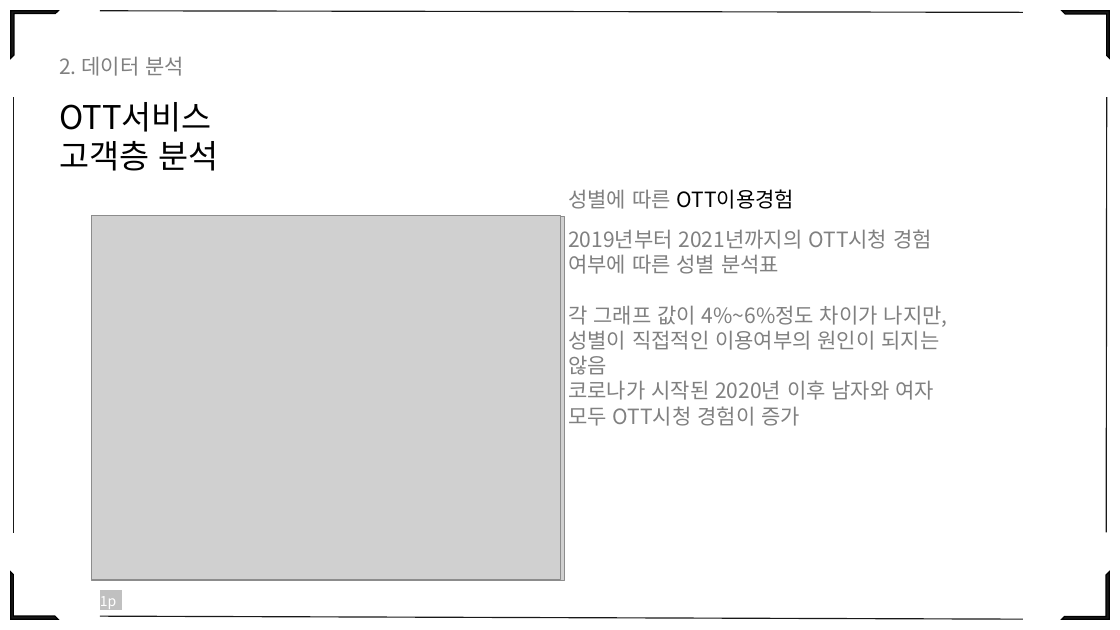
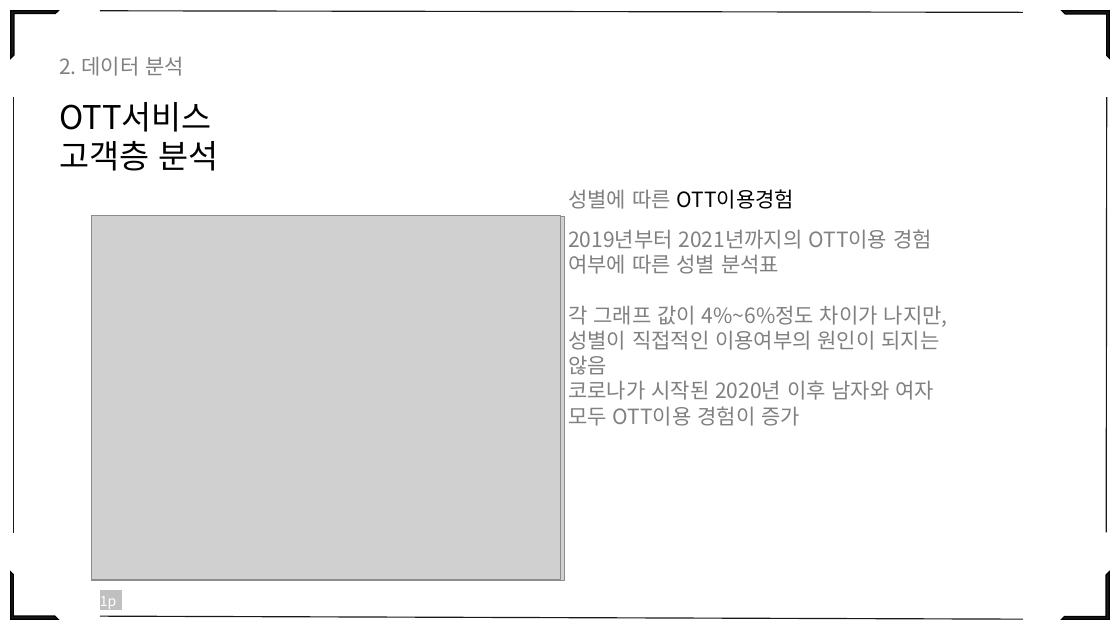
Before and after one commit to eesomin/midproject, a slide deck: slide 15 of jdh1/PPT_0_TEAM2.pptx (slide 13 before the commit). Drawn at 1120x630 pixels with LibreOffice and Linux fonts; fonts in the diff are those of the drawing; grey boxes stand for pictures. Boxes give left, top, right and bottom in pixels: in the first picture for what was removed or moved away, otherwise in the second. Text is boxed around its words. In the diff, an @@ line names an element or a change of style, - is before the commit and + after.

Commit message:
회의록 21일까지 및 ppt최신업데이트

```diff
--- a/jdh1/PPT_0_TEAM2.pptx
+++ b/jdh1/PPT_0_TEAM2.pptx
@@ text at box(568, 229, 932, 274): text changed @@
-2019년부터 2021년까지의 OTT시청 경험 여부에 따른 성별 분석표
+2019년부터 2021년까지의 OTT이용 경험 여부에 따른 성별 분석표
@@ text at box(568, 380, 934, 426): text changed @@
-코로나가 시작된 2020년 이후 남자와 여자 모두 OTT시청 경험이 증가
+코로나가 시작된 2020년 이후 남자와 여자 모두 OTT이용 경험이 증가
```
Also in this commit, not shown: 25 other slides changed, 7 slides added, 1 slide removed, 4 other files.
